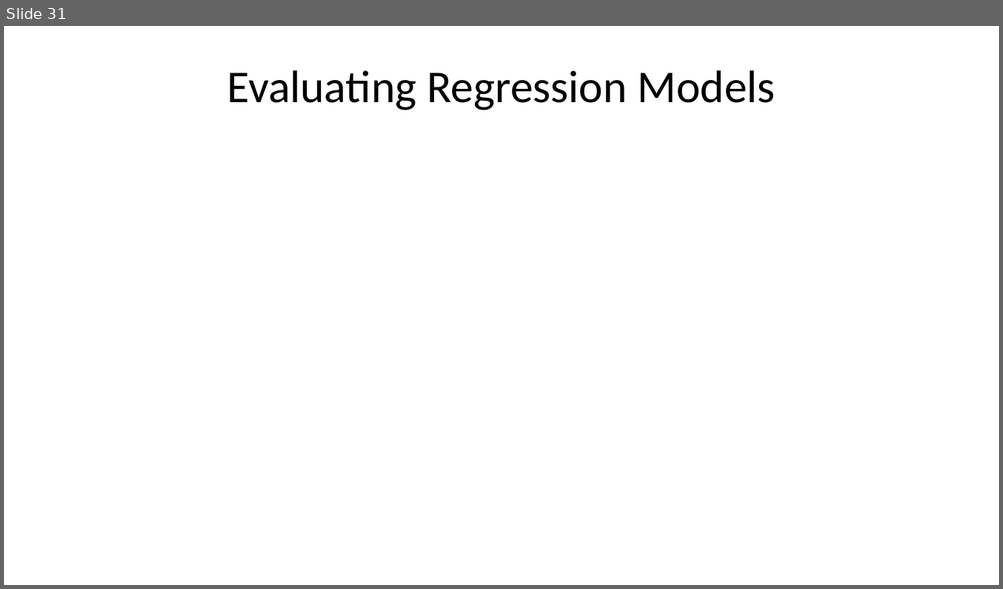
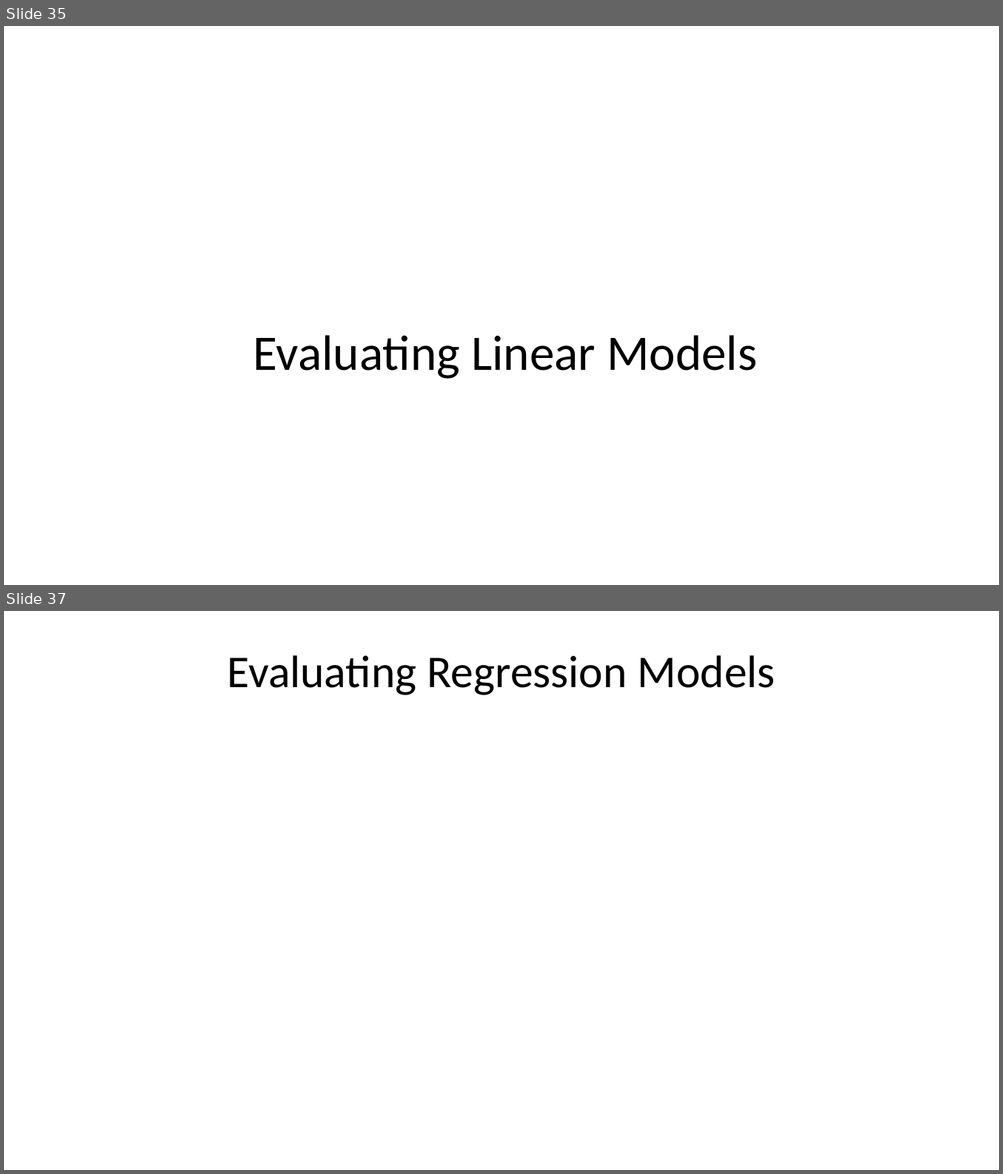
Before and after one commit to StephenElston/CSCI-E-83, a slide deck: LectureSlides/08_IntroductionToLinearModels.pptx. Shown one above the other, each under a label of ours: slide 31 before the commit, slides 35 and 37 after it; the slides between them are not shown. The pictures are 1003x589 and 1003x1174 pixels, drawn with LibreOffice and Linux fonts; fonts in the diff are those of the drawing; grey boxes stand for pictures. Boxes give left, top, right and bottom in pixels: in the first picture for what was removed or moved away, otherwise in the second. Text is boxed around its words. In the diff, an @@ line names an element or a change of style, - is before the commit and + after.

```diff
--- a/LectureSlides/08_IntroductionToLinearModels.pptx
+++ b/LectureSlides/08_IntroductionToLinearModels.pptx
@@ slide 35 added at [4,26,999,585], background #FFFFFF @@
@@ text added at [253,335,757,379], 36 pt, text #000000 @@
+Evaluating Linear Models
@@ what was slide 31 is now slide 37 @@
```
Also in this commit, not shown: 5 slides changed, 7 other slides added.
